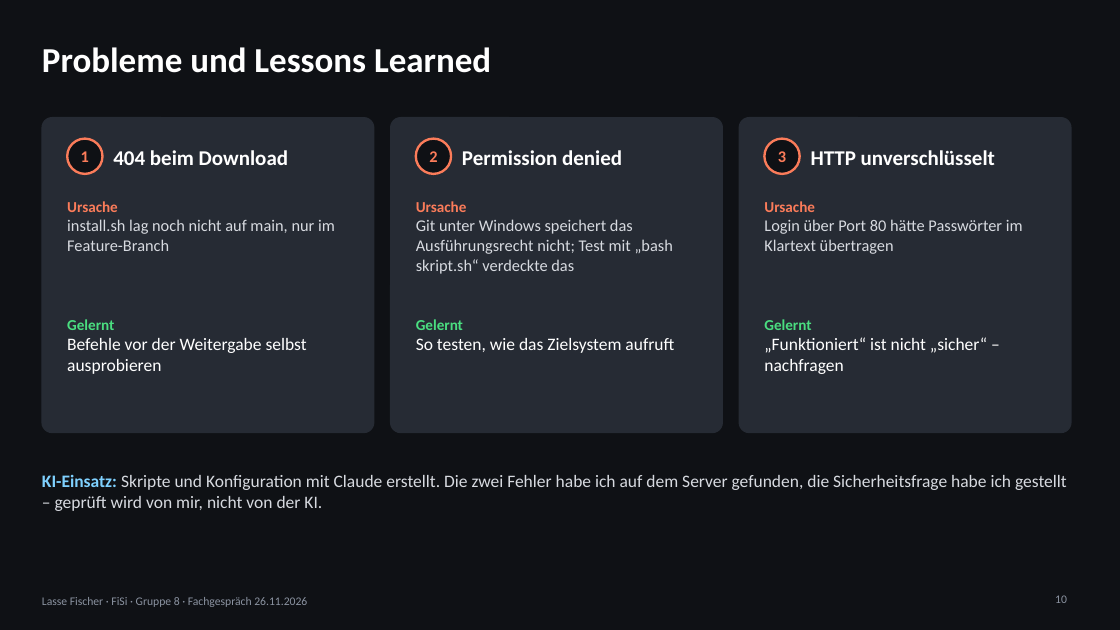
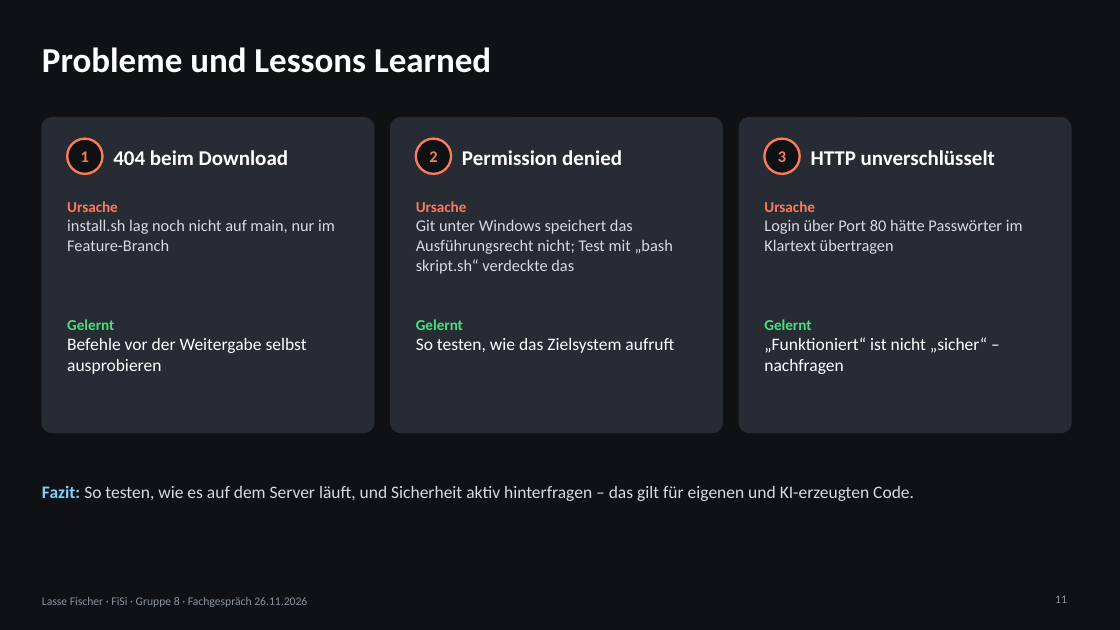
Before and after one commit to 24it1schumacher/Abschlussprojekt_Berufsschule_Gruppe_8, a slide deck: slide 11 of docs/praesentation/Fachgespraech_Lasse_Fischer_2026-11-26.pptx (slide 10 before the commit). Drawn at 1120x630 pixels with LibreOffice and Linux fonts; fonts in the diff are those of the drawing. Boxes give left, top, right and bottom in pixels: in the first picture for what was removed or moved away, otherwise in the second. Text is boxed around its words. In the diff, an @@ line names an element or a change of style, - is before the commit and + after.

```diff
--- a/docs/praesentation/Fachgespraech_Lasse_Fischer_2026-11-26.pptx
+++ b/docs/praesentation/Fachgespraech_Lasse_Fischer_2026-11-26.pptx
@@ text at <box>42,486,914,501</box>: text changed @@
-KI-Einsatz: Skripte und Konfiguration mit Claude erstellt. Die zwei Fehler habe ich auf dem Server gefunden, die Sicherheitsfrage habe ich gestellt – geprüft wird von mir, nicht von der KI.
+Fazit: So testen, wie es auf dem Server läuft, und Sicherheit aktiv hinterfragen – das gilt für eigenen und KI-erzeugten Code.
@@ page number at <box>1055,595,1067,603</box>: text changed @@
-10
+11
```
Also in this commit, not shown: 2 other slides changed, 2 slides added, 1 slide removed, 3 other files.
